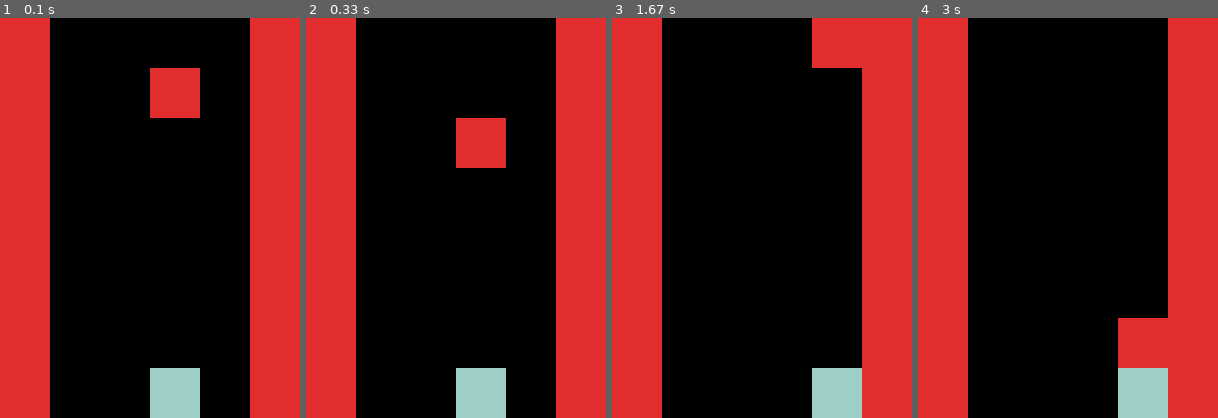
Above: before the commit, frames 1-4 (left to right).
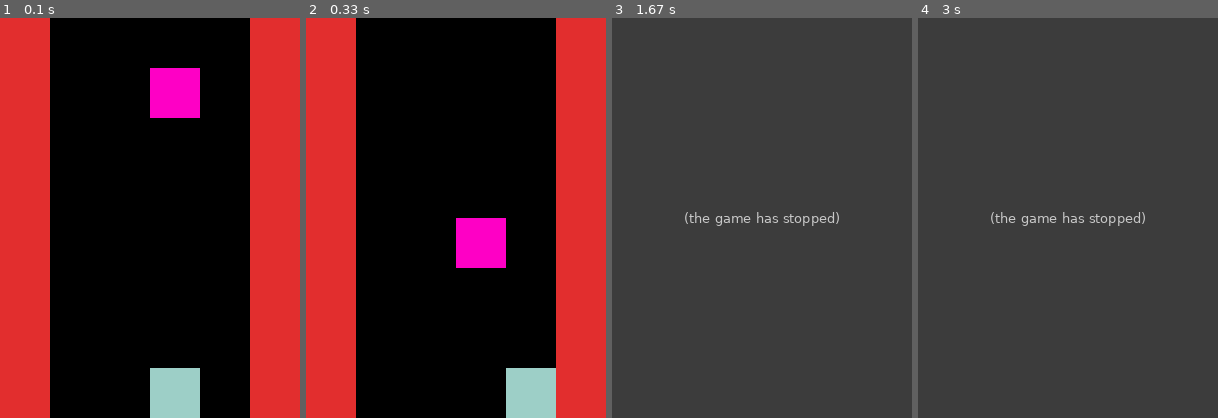
Above: after the commit, the same moments.

Repository: gunheekim90/pygame_avoid
Game: pygame game, started from jo_v1.py
Same seed, same stepped clock (60 frames per second), same inputs: the game is played once before the commit and once after it.
Inputs:
- Up to frame 1 (0.1 s): no input
- Up to frame 2 (0.33 s): no input
- Up to frame 3 (1.67 s): no input
- Up to frame 4 (3 s): no input

The runs differ from the first frame. In frame 1, 2.1% of the frame differs, in the area x 50-67%, y 12-25%; in frame 2, 8.3%; in frame 3, 100%, in the area x 0-100%, y 0-100%; in frame 4, 100%.
After the commit the program exited at 1.6 s; later frames show no game.

Commit message:
created a simplified numerical array representation of the pixel map

Diff:
--- a/jo_v1.py
+++ b/jo_v1.py
@@ -1,29 +1,30 @@
-import pygame
-import numpy
+import pygame as pyg
+import numpy as np
 import random
 
-# initializes all modules required for Pygame
-pygame.init()
+# initializes all modules required for pyg
+pyg.init()
 
 # define the window dimensions
-window_length = 300
-window_height = 400
+window_length = 300 # can be simplified as 300//50 = 6 columns
+window_height = 400 # can be simplified as 400//50 = 8 rows
 wall_color = (226,46,46)
 player_color = (157,207,199)
-player_s = 50
+enemy_color = (254,0,197)
+player_s = 50 # can be simplified as 50//50 = 1 cell
 player_x = window_length // 2
 player_y = window_height - player_s
-clock = pygame.time.Clock()
-block_rate = 5
+clock = pyg.time.Clock()
+block_rate = 10
 limit_left  = player_s
 limit_right = window_length-2*player_s
 frame_number = 0
-enemy_positions = numpy.arange(start=limit_left, stop=limit_right+player_s, step=player_s)
-enemy_x = numpy.random.choice(a=enemy_positions)
+enemy_positions = np.arange(start=limit_left, stop=limit_right+player_s, step=player_s)
+enemy_x = np.random.choice(a=enemy_positions)
 enemy_y = 0
 
 # return value is a Surface object for graphical operations
-screen = pygame.display.set_mode((window_length,window_height))
+screen = pyg.display.set_mode((window_length,window_height))
 done = False
 
 def move_player(direction, player_x, player_s):
@@ -34,10 +35,36 @@
 	if direction == 1:
 		return player_x + player_s if player_x < limit_right else player_x
 
+def evaluate_pixel_color(position):
+	pixel_color = screen.get_at((position[0],position[1]))[0:3]
+	if pixel_color == (0,0,0):
+		# color of a neutral space
+		return 0
+	elif pixel_color == (157,207,199):
+		# color of a player space
+		return 1
+	elif pixel_color == (254,0,197):
+		# color of an enemy space
+		return 2
+
+# compose simplified pixel matrix
+# create a simple 1D array representing one column
+col_array       = np.arange(start=player_s,stop=(window_length-player_s),step=player_s)
+col_array_size  = col_array.size
+# create a simple 1D array representing one row
+row_array       = np.arange(start=0,stop=window_height,step=player_s)
+row_array_size  = row_array.size
+# replicate (tile) the simple column array for each row
+tiled_col_array = np.tile(col_array,row_array.size)
+# replicate (repeat) the simple row array for each column
+rep_row_array   = row_array.repeat((window_length-2*player_s)//player_s)
+# zip the two replicated arrays into an array of tuples
+zipped_array    = list(zip(tiled_col_array,rep_row_array))
+
 while not done:
 	# event.get() empties the event queue
-	for event in pygame.event.get():
-		if event.type == pygame.QUIT:
+	for event in pyg.event.get():
+		if event.type == pyg.QUIT:
 			done = True
 
 	print("Frame Number (Score): {frame_number}".format(frame_number=frame_number))
@@ -46,28 +73,33 @@
 		enemy_y = enemy_y + player_s
 	else:
 		enemy_y = 0
-		enemy_x = numpy.random.choice(a=enemy_positions)
+		enemy_x = np.random.choice(a=enemy_positions)
 
 	# generate a random player move
 	player_x = move_player(random.randint(-1,1), player_x, player_s)
 	# fill the screen with black to 'reset' the screen
 	screen.fill((0,0,0))
 	# draw left boundary of the game screen
-	pygame.draw.rect(screen,wall_color, pygame.Rect(0,0,50,window_height))
+	pyg.draw.rect(screen,wall_color, pyg.Rect(0,0,50,window_height))
 	# draw right boundary of the game screen
-	pygame.draw.rect(screen,wall_color, pygame.Rect(window_length-player_s,0,50,window_height))
+	pyg.draw.rect(screen,wall_color, pyg.Rect(window_length-player_s,0,50,window_height))
 	# redraw the player block
-	pygame.draw.rect(screen,player_color, pygame.Rect(player_x,player_y,player_s,player_s))
+	pyg.draw.rect(screen,player_color, pyg.Rect(player_x,player_y,player_s,player_s))
 	# redraw the enemy block
-	pygame.draw.rect(screen,wall_color, pygame.Rect(enemy_x,enemy_y,player_s,player_s))
+	pyg.draw.rect(screen,enemy_color, pyg.Rect(enemy_x,enemy_y,player_s,player_s))
 	#increment the frame count
 	frame_number += 1
+
+	# map each pixel tuple to the relevant color, and then color code (0~2)
+	mapped_list = [evaluate_pixel_color(position) for position in zipped_array]
+	# reshape the list into a matrix of the appropriate dimensions and print
+	print(np.matrix(mapped_list).reshape(row_array_size,col_array_size))
 
 	# check if enemy and player blocks have merged
 	if player_x == enemy_x and player_y == enemy_y:
 		print("GAME OVER")
 		done = True
 
-	pygame.display.flip()
+	pyg.display.flip()
 	# will block execution until 1/block_rate seconds have passed
 	clock.tick(block_rate)
